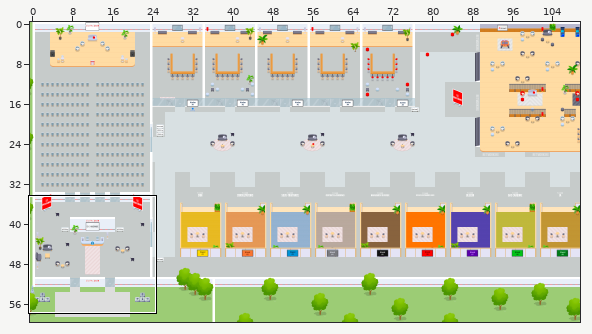
One commit to this Tiled map (JSON): map.tmj. Above, an overview of the earlier version with the close-up marked.
Close-up. As it was:
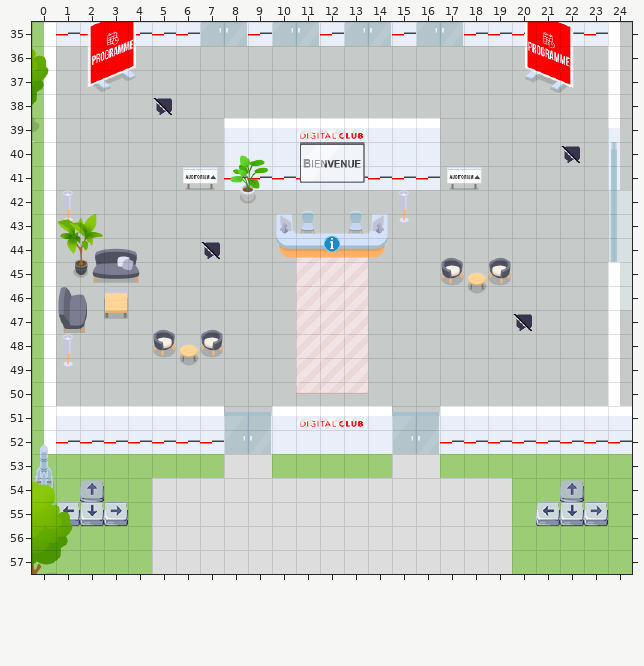
Cells are 32x32 px. Shown: x 0..24, y 35..57. The commit also changed other parts of the map, which this record leaves out. Tiles whose own drawing changed are shown in their newer look in all pictures.
After:
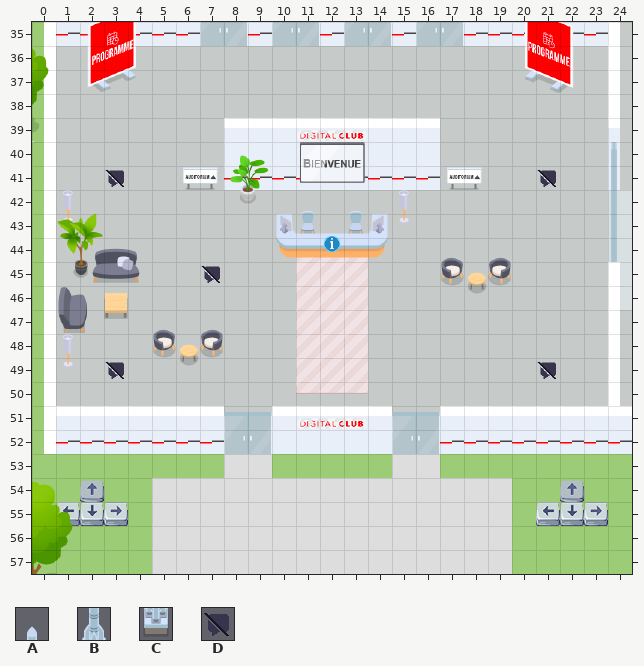
Key: from "Flat_Office": A 348, B 412, C 476; from "WA_User_Interface": D 26.
_ is an empty cell.
Change:
Layer "walls/walls1":
The edit adds tile D in row 41 at x 3 and 21; in row 45 at x 7; in row 49 at x 3 and 21.
Tile D is gone in row 38 at x 5; in row 40 at x 22; in row 44 at x 7; in row 47 at x 20.
Layer "furniture/furniture3":
Tile C is gone in row 54 at x 0.
Layer "above/above0":
Tile A is gone in row 52 at x 0.
Tile B is gone in row 53 at x 0.
